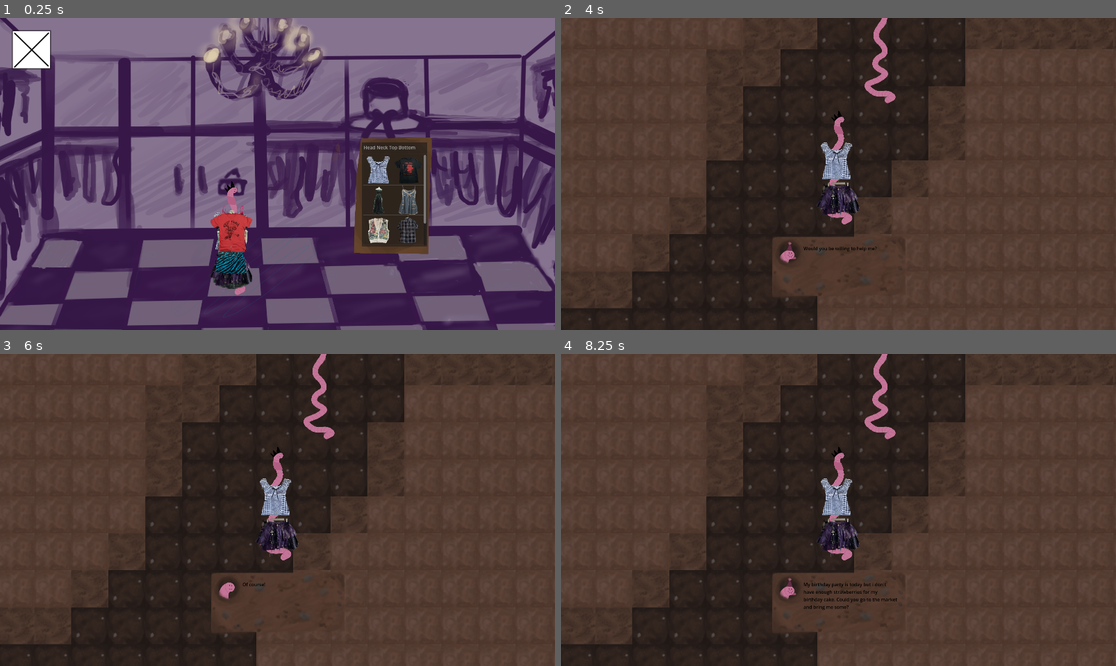
Above: before the commit, frames 1-4 (two rows, left to right).
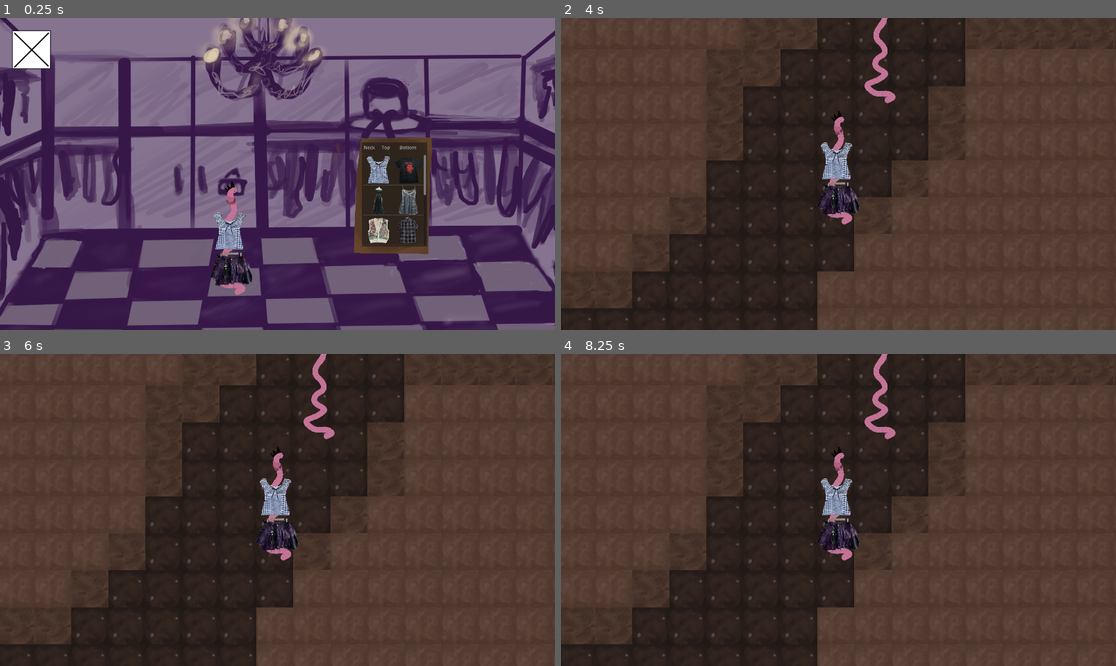
Above: after the commit, the same moments.

Repository: WiktorKociuba/worm-up
Game: Godot game, scene res://scenes/wardrobe.tscn
The game is run twice, just before and just after one commit, with the same random seed, the same clock (stepped at 60 frames per second) and the same inputs. This scene is started directly instead of the project's main scene.
Inputs (mouse positions are in pixels of both pictures, inside the frame that each line leads up to):
- Up to frame 1 (0.25 s): no input
- Up to frame 2 (4 s): click (594, 49) at 0.5 s; tap Enter at 1.25, 2.75 s; move the mouse to (960, 158) at 1.27 s; hold D (right) 1.28-2.03 s; tap Alt at 1.35, 2.85 s; click (960, 158) at 1.42 s; tap Space at 2, 3.5 s; move the mouse to (727, 189) at 2.02 s; hold S (down) 2.03-2.78 s; tap Shift at 2.1, 3.6 s; move the mouse to (894, 105) at 2.77 s; hold D (right) 2.78-3.53 s; move the mouse to (810, 236) at 3.52 s; hold W (up) from 3.53 s (still down); click (810, 236) at 3.67 s
- Up to frame 3 (6 s): tap Enter at 4.25 s; move the mouse to (444, 556) at 4.27 s; release W (up) at 4.28 s; hold A (left) 4.28-5.78 s; tap Alt at 4.35, 5.85 s; tap Space at 5 s; move the mouse to (111, 463) at 5.02 s; tap Shift at 5.1 s; move the mouse to (305, 510) at 5.77 s; hold S (down) from 5.78 s (still down); click (305, 510) at 5.92 s
- Up to frame 4 (8.25 s): move the mouse to (755, 432) at 6.52 s; release S (down) at 6.53 s; hold D (right) 6.53-7.28 s; tap Shift at 6.6, 8.1 s; move the mouse to (960, 494) at 7.27 s; hold W (up) 7.28-8.03 s; tap Alt at 7.35 s; move the mouse to (727, 525) at 8.02 s; hold D (right) from 8.03 s (still down); click (727, 525) at 8.17 s

The runs differ from the first frame. In frame 1, 1.2% of the frame differs, in the area x 37-77%, y 40-87%; in frame 2, 2.0%; in frame 3, 2.0%, in the area x 38-62%, y 35-90%; in frame 4, 2.0%.

Commit message:
added more options of customization

Diff:
--- a/scenes/Player.tscn
+++ b/scenes/Player.tscn
@@ -17,21 +17,34 @@
 [ext_resource type="Texture2D" uid="uid://b68xcblln4ool" path="res://clothes/top/top7.png" id="9_au0nh"]
 [ext_resource type="Texture2D" uid="uid://cccrg5l0wi6lb" path="res://textures/unnamed (13).png" id="9_viqgg"]
 [ext_resource type="Texture2D" uid="uid://ckgnrrdgcfvo2" path="res://clothes/top/top8.png" id="10_76bt2"]
+[ext_resource type="Texture2D" uid="uid://b0tce6wjk6bhj" path="res://textures/pxArt (18).png" id="10_axnmu"]
+[ext_resource type="Texture2D" uid="uid://b7n6lyyu75mni" path="res://textures/pxArt (15).png" id="10_qmt83"]
+[ext_resource type="Texture2D" uid="uid://cxp452ks4wc2m" path="res://textures/pxArt (19).png" id="11_fvsjc"]
+[ext_resource type="Texture2D" uid="uid://dqnb1i61fq24g" path="res://textures/pxArt (16).png" id="11_m4as6"]
 [ext_resource type="Texture2D" uid="uid://b2ftkcwhphdb6" path="res://clothes/bottom/bottom1.png" id="11_wyqjk"]
+[ext_resource type="Texture2D" uid="uid://bjdvxtj0yq3l0" path="res://textures/pxArt (17).png" id="12_b1r6t"]
 [ext_resource type="Texture2D" uid="uid://cpr17s041rhqa" path="res://clothes/bottom/bottom2.png" id="12_k85er"]
 [ext_resource type="Texture2D" uid="uid://5w0cv6rw8ggn" path="res://textures/playerIcon.png" id="14_srp4u"]
 [ext_resource type="Texture2D" uid="uid://cxcsmun5ph46j" path="res://textures/wizardHead.png" id="15_jfpux"]
 [ext_resource type="Texture2D" uid="uid://cf57qwv0hd142" path="res://textures/dialogBox.png" id="16_61ith"]
 [ext_resource type="Texture2D" uid="uid://c8fvo6kcqcuw8" path="res://textures/bboyIcon.png" id="16_jfpux"]
+[ext_resource type="Texture2D" uid="uid://cl5k3c3t15en2" path="res://textures/pxArt (22).png" id="18_1jpwa"]
+[ext_resource type="Texture2D" uid="uid://jcn5dq7i5dak" path="res://textures/pxArt (23).png" id="19_pfeki"]
+[ext_resource type="Texture2D" uid="uid://b3w2s8iu15y1o" path="res://textures/pxArt (24).png" id="20_axnmu"]
+[ext_resource type="Texture2D" uid="uid://drpr7iepx4qff" path="res://textures/pxArt (25).png" id="21_fvsjc"]
+[ext_resource type="Texture2D" uid="uid://bph20vr5t7n7l" path="res://textures/pxArt (26).png" id="22_hxdpb"]
+[ext_resource type="Texture2D" uid="uid://cbxcub4vr1ub5" path="res://textures/pxArt (20).png" id="27_hxdpb"]
+[ext_resource type="Texture2D" uid="uid://bg5euov4ui3rq" path="res://textures/pxArt (21).png" id="28_agngo"]
 
 [sub_resource type="RectangleShape2D" id="RectangleShape2D_44cfe"]
 size = Vector2(117, 372)
 
-[node name="Player" type="CharacterBody2D" unique_id=239766747 node_paths=PackedStringArray("headItems", "topItems", "bottomItems", "npcIcons")]
+[node name="Player" type="CharacterBody2D" unique_id=239766747 node_paths=PackedStringArray("headItems", "neckItems", "topItems", "bottomItems", "npcIcons")]
 script = ExtResource("1_ij6vw")
-headItems = [NodePath("headItems/head1"), NodePath("headItems/head2"), NodePath("headItems/head3"), NodePath("headItems/head4"), NodePath("headItems/head5"), NodePath("headItems/head6")]
-topItems = [NodePath("topItems/top1"), NodePath("topItems/Top2"), NodePath("topItems/Top3"), NodePath("topItems/Top4"), NodePath("topItems/Top5"), NodePath("topItems/Top6"), NodePath("topItems/Top7"), NodePath("topItems/Top8")]
-bottomItems = [NodePath("bottomItems/Bottom1"), NodePath("bottomItems/Bottom2")]
+headItems = [NodePath("headItems/head1"), NodePath("headItems/head2"), NodePath("headItems/head3"), NodePath("headItems/head4"), NodePath("headItems/head5"), NodePath("headItems/head6"), NodePath("headItems/head7"), NodePath("headItems/head8"), NodePath("headItems/head9")]
+neckItems = [NodePath("neckItems/neck1"), NodePath("neckItems/neck2")]
+topItems = [NodePath("topItems/top1"), NodePath("topItems/Top2"), NodePath("topItems/Top3"), NodePath("topItems/Top4"), NodePath("topItems/Top5"), NodePath("topItems/Top6"), NodePath("topItems/Top7"), NodePath("topItems/Top8"), NodePath("topItems/Top9"), NodePath("topItems/Top10"), NodePath("topItems/Top11"), NodePath("topItems/Top12"), NodePath("topItems/Top13")]
+bottomItems = [NodePath("bottomItems/Bottom1"), NodePath("bottomItems/Bottom2"), NodePath("bottomItems/Bottom3"), NodePath("bottomItems/Bottom4")]
 npcIcons = [NodePath("UI/DialogUI/Icons/playerIcon"), NodePath("UI/DialogUI/Icons/wizardIcon"), NodePath("UI/DialogUI/Icons/bboyIcon")]
 
 [node name="CollisionShape2D" type="CollisionShape2D" parent="." unique_id=1944375968]
@@ -83,7 +96,35 @@
 scale = Vector2(0.48828125, 0.48828125)
 texture = ExtResource("9_viqgg")
 
+[node name="head7" type="Sprite2D" parent="headItems" unique_id=1783104315]
+position = Vector2(5, -204)
+rotation = -0.42258725
+scale = Vector2(0.06664303, 0.06664302)
+texture = ExtResource("10_qmt83")
+
+[node name="head8" type="Sprite2D" parent="headItems" unique_id=1336345031]
+position = Vector2(-4, -203)
+rotation = -0.7810728
+scale = Vector2(0.09787196, 0.09787196)
+texture = ExtResource("11_m4as6")
+
+[node name="head9" type="Sprite2D" parent="headItems" unique_id=333641557]
+position = Vector2(-7.6293945e-06, -200)
+rotation = -0.29895362
+scale = Vector2(0.05607031, 0.05607031)
+texture = ExtResource("12_b1r6t")
+
 [node name="neckItems" type="Node2D" parent="." unique_id=1168495543]
+
+[node name="neck1" type="Sprite2D" parent="neckItems" unique_id=2094815034]
+position = Vector2(-1.9617963, -146.78125)
+scale = Vector2(0.06319441, 0.06319441)
+texture = ExtResource("10_axnmu")
+
+[node name="neck2" type="Sprite2D" parent="neckItems" unique_id=1490034765]
+position = Vector2(-1, -138)
+scale = Vector2(0.06319441, 0.06319441)
+texture = ExtResource("11_fvsjc")
 
 [node name="topItems" type="Node2D" parent="." unique_id=980187481]
 
@@ -127,6 +168,31 @@
 scale = Vector2(0.30700004, 0.30700004)
 texture = ExtResource("10_76bt2")
 
+[node name="Top9" type="Sprite2D" parent="topItems" unique_id=762073294]
+position = Vector2(0, -4)
+scale = Vector2(0.5195, 0.5195)
+texture = ExtResource("18_1jpwa")
+
+[node name="Top10" type="Sprite2D" parent="topItems" unique_id=1566158565]
+position = Vector2(7, 8)
+scale = Vector2(0.53687185, 0.53687185)
+texture = ExtResource("19_pfeki")
+
+[node name="Top11" type="Sprite2D" parent="topItems" unique_id=1410076813]
+position = Vector2(-1.9999962, 15.000002)
+scale = Vector2(0.5817353, 0.5817353)
+texture = ExtResource("20_axnmu")
+
+[node name="Top12" type="Sprite2D" parent="topItems" unique_id=2060975053]
+position = Vector2(-1.0000038, -65)
+scale = Vector2(0.38506407, 0.3850641)
+texture = ExtResource("21_fvsjc")
+
+[node name="Top13" type="Sprite2D" parent="topItems" unique_id=1962763863]
+position = Vector2(1, 42.000004)
+scale = Vector2(0.5209242, 0.5209242)
+texture = ExtResource("22_hxdpb")
+
 [node name="bottomItems" type="Node2D" parent="." unique_id=202959923]
 
 [node name="Bottom1" type="Sprite2D" parent="bottomItems" unique_id=1807511814]
@@ -139,7 +205,19 @@
 scale = Vector2(0.22199999, 0.22199999)
 texture = ExtResource("12_k85er")
 
+[node name="Bottom3" type="Sprite2D" parent="bottomItems" unique_id=2096377790]
+visible = false
+position = Vector2(-9, 92)
+scale = Vector2(0.3234711, 0.32347113)
+texture = ExtResource("27_hxdpb")
+
+[node name="Bottom4" type="Sprite2D" parent="bottomItems" unique_id=1674503462]
+position = Vector2(-2, 67)
+scale = Vector2(0.28461108, 0.28461108)
+texture = ExtResource("28_agngo")
+
 [node name="UI" type="Control" parent="." unique_id=1170132364]
+visible = false
 layout_mode = 3
 anchors_preset = 0
 
--- a/scenes/hair.tscn
+++ b/scenes/hair.tscn
@@ -10,6 +10,9 @@
 [ext_resource type="Texture2D" uid="uid://ck0vofnr5k624" path="res://textures/unnamed (11).png" id="8_538mh"]
 [ext_resource type="Texture2D" uid="uid://biscgnulmck6f" path="res://textures/unnamed (12).png" id="9_0onxh"]
 [ext_resource type="Texture2D" uid="uid://cccrg5l0wi6lb" path="res://textures/unnamed (13).png" id="10_j0ymd"]
+[ext_resource type="Texture2D" uid="uid://b7n6lyyu75mni" path="res://textures/pxArt (15).png" id="11_538mh"]
+[ext_resource type="Texture2D" uid="uid://dqnb1i61fq24g" path="res://textures/pxArt (16).png" id="12_0onxh"]
+[ext_resource type="Texture2D" uid="uid://bjdvxtj0yq3l0" path="res://textures/pxArt (17).png" id="13_j0ymd"]
 
 [node name="Hair" type="Node2D" unique_id=1970558721]
 script = ExtResource("1_n7dj7")
@@ -37,7 +40,7 @@
 offset_top = 436.0
 offset_right = 577.0
 offset_bottom = 757.0
-item_count = 6
+item_count = 9
 max_columns = 2
 fixed_icon_size = Vector2i(100, 100)
 item_0/icon = ExtResource("5_xycch")
@@ -46,6 +49,9 @@
 item_3/icon = ExtResource("8_538mh")
 item_4/icon = ExtResource("9_0onxh")
 item_5/icon = ExtResource("10_j0ymd")
+item_6/icon = ExtResource("11_538mh")
+item_7/icon = ExtResource("12_0onxh")
+item_8/icon = ExtResource("13_j0ymd")
 
 [connection signal="pressed" from="Button" to="." method="_on_button_pressed"]
 [connection signal="item_clicked" from="HeadItemList" to="." method="_on_head_item_list_item_clicked"]
--- a/scenes/wardrobe.tscn
+++ b/scenes/wardrobe.tscn
@@ -10,11 +10,20 @@
 [ext_resource type="Texture2D" uid="uid://cei1fmyuvnip" path="res://clothes/top/top3.png" id="5_sp7kv"]
 [ext_resource type="Texture2D" uid="uid://c3obqmkej71ka" path="res://clothes/top/top4.png" id="6_b1k6g"]
 [ext_resource type="Texture2D" uid="uid://di7hdbk5n00se" path="res://clothes/top/top5.png" id="7_uq810"]
+[ext_resource type="Texture2D" uid="uid://cbxcub4vr1ub5" path="res://textures/pxArt (20).png" id="7_vafrr"]
+[ext_resource type="Texture2D" uid="uid://bg5euov4ui3rq" path="res://textures/pxArt (21).png" id="8_cpot5"]
 [ext_resource type="Texture2D" uid="uid://c8owsf4oeii1r" path="res://clothes/top/top6.png" id="8_xgcoa"]
 [ext_resource type="Texture2D" uid="uid://b68xcblln4ool" path="res://clothes/top/top7.png" id="9_veeku"]
 [ext_resource type="Texture2D" uid="uid://ckgnrrdgcfvo2" path="res://clothes/top/top8.png" id="10_c1gm6"]
 [ext_resource type="Texture2D" uid="uid://lwiyow43owf5" path="res://textures/Grafika_bez_nazwy (8).png" id="13_sp7kv"]
+[ext_resource type="Texture2D" uid="uid://cl5k3c3t15en2" path="res://textures/pxArt (22).png" id="15_d4c1f"]
 [ext_resource type="Texture2D" uid="uid://4xmfjr8dgb5w" path="res://images/unnamed (5).png" id="15_iui1w"]
+[ext_resource type="Texture2D" uid="uid://jcn5dq7i5dak" path="res://textures/pxArt (23).png" id="16_gvrrx"]
+[ext_resource type="Texture2D" uid="uid://b3w2s8iu15y1o" path="res://textures/pxArt (24).png" id="17_d7pn0"]
+[ext_resource type="Texture2D" uid="uid://drpr7iepx4qff" path="res://textures/pxArt (25).png" id="18_egx6f"]
+[ext_resource type="Texture2D" uid="uid://bph20vr5t7n7l" path="res://textures/pxArt (26).png" id="19_vafrr"]
+[ext_resource type="Texture2D" uid="uid://b0tce6wjk6bhj" path="res://textures/pxArt (18).png" id="22_j0vfu"]
+[ext_resource type="Texture2D" uid="uid://cxp452ks4wc2m" path="res://textures/pxArt (19).png" id="23_o4ufu"]
 
 [node name="wardrobe" type="Node2D" unique_id=1271117142]
 script = ExtResource("2_g2r1m")
@@ -33,13 +42,10 @@
 position = Vector2(-62, -118)
 scale = Vector2(1.0287161, 1.1257882)
 
-[node name="CharacterBody2D" parent="." unique_id=239766747 node_paths=PackedStringArray("topItems", "bottomItems", "npcIcons") instance=ExtResource("2_kft4c")]
+[node name="CharacterBody2D" parent="." unique_id=239766747 instance=ExtResource("2_kft4c")]
 position = Vector2(-221, 126)
-topItems = []
-bottomItems = []
 enableCamera = false
 canWalk = false
-npcIcons = []
 
 [node name="BottomItemList" type="ItemList" parent="." unique_id=1510440075]
 visible = false
@@ -47,18 +53,20 @@
 offset_top = -188.0
 offset_right = 456.00003
 offset_bottom = 133.0
-item_count = 2
+item_count = 4
 max_columns = 2
 fixed_icon_size = Vector2i(100, 100)
 item_0/icon = ExtResource("3_rr0sa")
 item_1/icon = ExtResource("4_sp7kv")
+item_2/icon = ExtResource("7_vafrr")
+item_3/icon = ExtResource("8_cpot5")
 
 [node name="TopItemList" type="ItemList" parent="." unique_id=440612935]
 offset_left = 230.0
 offset_top = -188.0
 offset_right = 456.0
 offset_bottom = 133.0
-item_count = 8
+item_count = 13
 max_columns = 3
 fixed_icon_size = Vector2i(100, 100)
 item_0/icon = ExtResource("3_3uy7g")
@@ -69,6 +77,11 @@
 item_5/icon = ExtResource("8_xgcoa")
 item_6/icon = ExtResource("9_veeku")
 item_7/icon = ExtResource("10_c1gm6")
+item_8/icon = ExtResource("15_d4c1f")
+item_9/icon = ExtResource("16_gvrrx")
+item_10/icon = ExtResource("17_d7pn0")
+item_11/icon = ExtResource("18_egx6f")
+item_12/icon = ExtResource("19_vafrr")
 
 [node name="NeckItemList" type="ItemList" parent="." unique_id=1188148195]
 visible = false
@@ -76,18 +89,23 @@
 offset_top = -188.0
 offset_right = 456.0
 offset_bottom = 133.0
+item_count = 2
+fixed_icon_size = Vector2i(100, 100)
+item_0/icon = ExtResource("22_j0vfu")
+item_1/icon = ExtResource("23_o4ufu")
 
 [node name="ChooseClothesType" type="ItemList" parent="." unique_id=255274559]
 offset_left = 230.00003
 offset_top = -228.0
 offset_right = 456.00003
 offset_bottom = -188.0
-item_count = 4
+auto_width = true
+item_count = 3
 max_columns = 4
-item_0/text = "Head"
-item_1/text = "Neck"
-item_2/text = "Top"
-item_3/text = "Bottom"
+same_column_width = true
+item_0/text = "Neck"
+item_1/text = "Top"
+item_2/text = "Bottom"
 
 [node name="Button" type="Button" parent="." unique_id=1104783414]
 offset_left = -981.0
--- a/scripts/chooseClothes.gd
+++ b/scripts/chooseClothes.gd
@@ -4,39 +4,36 @@
 
 
 func _on_head_item_list_item_clicked(index: int, at_position: Vector2, mouse_button_index: int) -> void:
-	Clothes.head = index
-	Clothes.clothesChanged.emit()
+    Clothes.head = index
+    Clothes.clothesChanged.emit()
 
 
 func _on_neck_item_list_item_clicked(index: int, at_position: Vector2, mouse_button_index: int) -> void:
-	Clothes.neck = index
-	Clothes.clothesChanged.emit()
+    Clothes.neck = index
+    Clothes.clothesChanged.emit()
 
 func _on_top_item_list_item_clicked(index: int, at_position: Vector2, mouse_button_index: int) -> void:
-	Clothes.top = index
-	Clothes.clothesChanged.emit()
-	print(Clothes.top)
+    Clothes.top = index
+    Clothes.clothesChanged.emit()
+    print(Clothes.top)
 
 func _on_bottom_item_list_item_clicked(index: int, at_position: Vector2, mouse_button_index: int) -> void:
-	Clothes.bottom = index
-	Clothes.clothesChanged.emit()
+    Clothes.bottom = index
+    Clothes.clothesChanged.emit()
 
 
 func _on_choose_clothes_type_item_clicked(index: int, at_position: Vector2, mouse_button_index: int) -> void:
-	$HeadItemList.visible = false
-	$NeckItemList.visible = false
-	$TopItemList.visible = false
-	$BottomItemList.visible = false
-	if index == 0:
-		$HeadItemList.visible = true
-	if index == 1:
-		$NeckItemList.visible = true
-	if index == 2:
-		$TopItemList.visible = true
-	if index == 3:
-		$BottomItemList.visible = true
+    $NeckItemList.visible = false
+    $TopItemList.visible = false
+    $BottomItemList.visible = false
+    if index == 0:
+        $NeckItemList.visible = true
+    if index == 1:
+        $TopItemList.visible = true
+    if index == 2:
+        $BottomItemList.visible = true
 
 
 
 func _on_button_pressed() -> void:
-	get_tree().change_scene_to_file("res://scenes/main.tscn")
+    get_tree().change_scene_to_file("res://scenes/main.tscn")
Binary file added: textures/pxArt (15).png
Not shown, added: textures/pxArt (15).png.import
Binary file added: textures/pxArt (16).png
Not shown, added: textures/pxArt (16).png.import
Binary file added: textures/pxArt (17).png
Not shown, added: textures/pxArt (17).png.import
Binary file added: textures/pxArt (18).png
Not shown, added: textures/pxArt (18).png.import
Binary file added: textures/pxArt (19).png
Not shown, added: textures/pxArt (19).png.import
Binary file added: textures/pxArt (20).png
Not shown, added: textures/pxArt (20).png.import
(and 12 more such lines)
